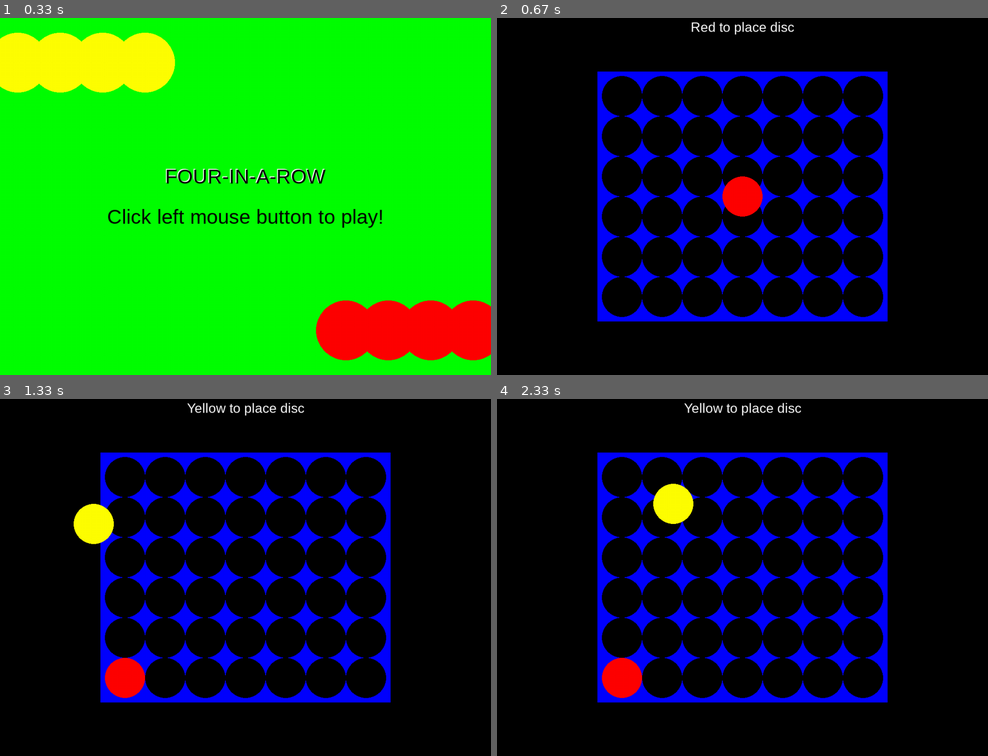
Above: before the commit, frames 1-4 (two rows, left to right).
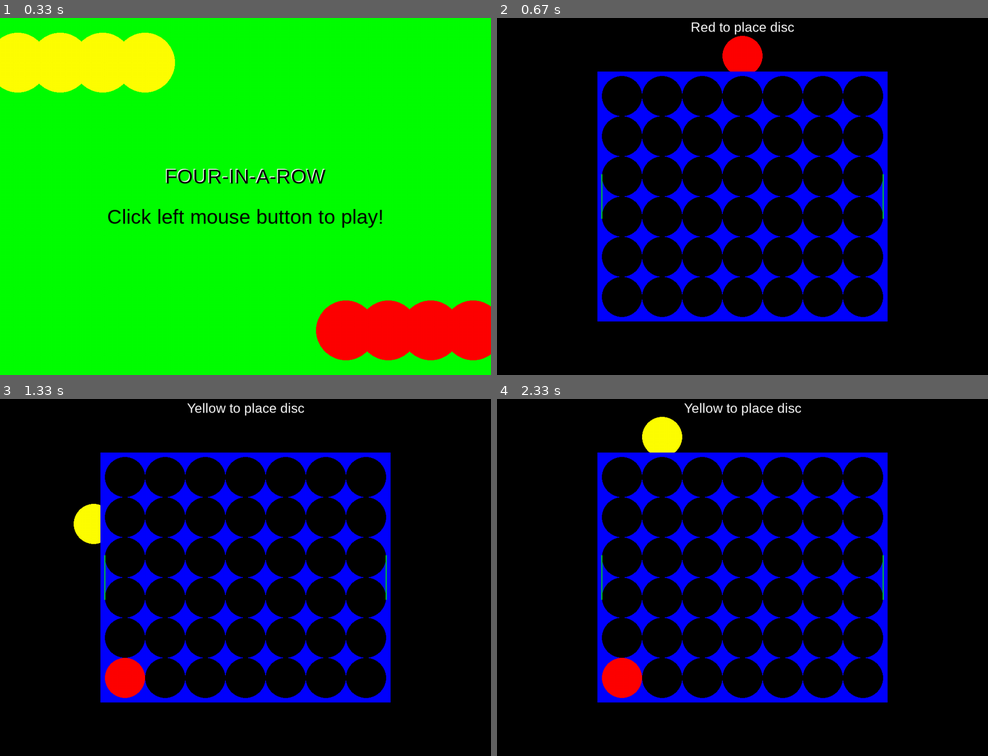
Above: after the commit, the same moments.

Repository: objarni/four-in-a-row-pygame
Game: pygame game, started from src/four_in_a_row.py
Two runs of this game, one before a commit and one after it. Both use one fixed random seed, a clock stepped at 60 frames per second and the inputs below.
Inputs (mouse positions are in pixels of both pictures, inside the frame that each line leads up to):
- Up to frame 1 (0.33 s): no input
- Up to frame 2 (0.67 s): click (742, 196) at 0.38 s
- Up to frame 3 (1.33 s): click (93, 523) at 0.72 s; tap Enter at 1 s
- Up to frame 4 (2.33 s): click (624, 506) at 1.38 s; click (929, 713) at 1.72 s; click (673, 502) at 2.05 s

Frame 1 is identical in both runs. In frame 2, 1.5% of the frame differs, in the area x 21-79%, y 4-57%; in frame 3, 0.3%; in frame 4, 1.5%.

Commit message:
draw which column would be used on click in game state

Diff:
--- a/src/four_in_a_row.py
+++ b/src/four_in_a_row.py
@@ -8,6 +8,10 @@
 CENTER = (WIDTH // 2, HEIGHT // 2)
 COLUMNS = 7
 ROWS = 6
+BOARD_WIDTH = DISC_SIZE * COLUMNS
+BOARD_HEIGHT = DISC_SIZE * ROWS
+BOARD_LEFT = (WIDTH - BOARD_WIDTH) // 2
+BOARD_RIGHT = (WIDTH + BOARD_WIDTH) // 2
 
 
 class Color:
@@ -163,38 +167,65 @@
         self.screen.blit(text_surface, text_rect)
 
 
+def convert_to_column(x):
+    if x < BOARD_LEFT:
+        return None
+    if x > BOARD_RIGHT:
+        return None
+    return (x - BOARD_LEFT) // DISC_SIZE
+
+
 def view(model, api):
     if isinstance(model, GameState):
-        api.draw_rectangle(CENTER, (WIDTH, HEIGHT), Color.BLACK)
-        api.draw_rectangle(CENTER, (DISC_SIZE * COLUMNS + 20, DISC_SIZE * ROWS + 20), Color.BLUE)
-        for (x, y) in all_positions():
-            value = model.board[(x, y)]
-            color = Color.BLACK
-            if value != EMPTY:
-                color = rgb_from_color(value)
-            x0 = int(WIDTH / 2 - COLUMNS * DISC_SIZE / 2 + x * DISC_SIZE + DISC_SIZE // 2)
-            y0 = int(HEIGHT / 2 - ROWS * DISC_SIZE / 2 + y * DISC_SIZE + DISC_SIZE // 2)
-            pos = (x0, y0)
-            api.draw_disc(pos, DISC_SIZE // 2, color)
-        api.draw_text((WIDTH // 2, 20), f"{model.whos_turn().title()} to place disc", 30, Color.WHITE)
+        view_gamestate(api, model)
+    if isinstance(model, GameOverState):
+        view_gameoverstate(api, model)
+    if isinstance(model, StartScreenState):
+        view_startscreenstate(api)
+
+
+def view_startscreenstate(api):
+    api.draw_rectangle(CENTER, (WIDTH, HEIGHT), Color.GREEN)
+    api.draw_text((CENTER[0] - 2, CENTER[1] - 45 - 2), "FOUR-IN-A-ROW", 45, Color.WHITE)
+    api.draw_text((CENTER[0], CENTER[1] - 45), "FOUR-IN-A-ROW", 45, Color.BLACK)
+    api.draw_text((CENTER[0], CENTER[1] + 45), "Click left mouse button to play!", 45, Color.BLACK)
+    for i in range(4):
+        bigger_disc = int(DISC_SIZE * 0.75)
+        api.draw_disc((40 + i * (DISC_SIZE + 5), 100), bigger_disc, Color.YELLOW)
+        api.draw_disc((WIDTH - 40 - i * (DISC_SIZE + 5), HEIGHT - 100), bigger_disc, Color.RED)
+
+
+def view_gamestate(api, model):
+    api.draw_rectangle(CENTER, (WIDTH, HEIGHT), Color.BLACK)
+    column = convert_to_column(model.mouse_pos[0])
+    if column is not None:
+        pos = (BOARD_LEFT + DISC_SIZE * column + DISC_SIZE // 2, CENTER[1] - BOARD_HEIGHT // 2 - DISC_SIZE // 2)
+        api.draw_disc(pos, DISC_SIZE // 2, rgb_from_color(model.whos_turn_is_it))
+    else:
         api.draw_disc(model.mouse_pos, DISC_SIZE // 2, rgb_from_color(model.whos_turn_is_it))
-    if isinstance(model, GameOverState):
-        api.draw_rectangle(CENTER, (WIDTH, HEIGHT), Color.BLUE)
-        api.draw_text((CENTER[0], CENTER[1] - 45), f"GAME OVER", 45, Color.WHITE)
-        api.draw_text((CENTER[0], CENTER[1] + 45),
-                      f"{print_color(model.winner)} won!".upper(),
-                      45,
-                      rgb_from_color(model.winner)
-                      )
-    if isinstance(model, StartScreenState):
-        api.draw_rectangle(CENTER, (WIDTH, HEIGHT), Color.GREEN)
-        api.draw_text((CENTER[0] - 2, CENTER[1] - 45 - 2), "FOUR-IN-A-ROW", 45, Color.WHITE)
-        api.draw_text((CENTER[0], CENTER[1] - 45), "FOUR-IN-A-ROW", 45, Color.BLACK)
-        api.draw_text((CENTER[0], CENTER[1] + 45), "Click left mouse button to play!", 45, Color.BLACK)
-        for i in range(4):
-            bigger_disc = int(DISC_SIZE * 0.75)
-            api.draw_disc((40 + i * (DISC_SIZE + 5), 100), bigger_disc, Color.YELLOW)
-            api.draw_disc((WIDTH - 40 - i * (DISC_SIZE + 5), HEIGHT - 100), bigger_disc, Color.RED)
+    api.draw_rectangle(CENTER, (DISC_SIZE * COLUMNS + 20, DISC_SIZE * ROWS + 20), Color.BLUE)
+    for (x, y) in all_positions():
+        value = model.board[(x, y)]
+        color = Color.BLACK
+        if value != EMPTY:
+            color = rgb_from_color(value)
+        x0 = int(WIDTH / 2 - COLUMNS * DISC_SIZE / 2 + x * DISC_SIZE + DISC_SIZE // 2)
+        y0 = int(HEIGHT / 2 - ROWS * DISC_SIZE / 2 + y * DISC_SIZE + DISC_SIZE // 2)
+        pos = (x0, y0)
+        api.draw_disc(pos, DISC_SIZE // 2, color)
+    api.draw_text((WIDTH // 2, 20), f"{model.whos_turn().title()} to place disc", 30, Color.WHITE)
+    api.draw_rectangle((BOARD_LEFT, CENTER[1]), (2, 100), Color.GREEN)
+    api.draw_rectangle((BOARD_RIGHT, CENTER[1]), (2, 100), Color.GREEN)
+
+
+def view_gameoverstate(api, model):
+    api.draw_rectangle(CENTER, (WIDTH, HEIGHT), Color.BLUE)
+    api.draw_text((CENTER[0], CENTER[1] - 45), f"GAME OVER", 45, Color.WHITE)
+    api.draw_text((CENTER[0], CENTER[1] + 45),
+                  f"{print_color(model.winner)} won!".upper(),
+                  45,
+                  rgb_from_color(model.winner)
+                  )
 
 
 def rgb_from_color(color):
@@ -205,7 +236,8 @@
 
 
 def log(msg):
-    print(msg)
+    pass
+    # print(msg)
 
 
 def print_model(model):
--- a/tests/test_four_in_a_row.test_first_placed_brick_is_red.approved.txt
+++ b/tests/test_four_in_a_row.test_first_placed_brick_is_red.approved.txt
@@ -25,6 +25,7 @@
 R O O O O O O
 
 Drawing rectangle center (550, 400) size (1100, 800) color (0, 0, 0)
+Drawing a disc center (550, 85) size 45 color (255, 255, 0)
 Drawing rectangle center (550, 400) size (650, 560) color (0, 0, 255)
 Drawing a disc center (280, 175) size 45 color (0, 0, 0)
 Drawing a disc center (370, 175) size 45 color (0, 0, 0)
@@ -69,4 +70,5 @@
 Drawing a disc center (730, 625) size 45 color (0, 0, 0)
 Drawing a disc center (820, 625) size 45 color (0, 0, 0)
 Drawing text 'Yellow to place disc' at (550, 20) color (255, 255, 255) size 30
-Drawing a disc center (550, 400) size 45 color (255, 255, 0)
+Drawing rectangle center (235, 400) size (2, 100) color (0, 255, 0)
+Drawing rectangle center (865, 400) size (2, 100) color (0, 255, 0)
--- a/tests/test_four_in_a_row.test_mouse_movement_over_game_screen.approved.txt
+++ b/tests/test_four_in_a_row.test_mouse_movement_over_game_screen.approved.txt
@@ -14,6 +14,7 @@
 
 LOG:
 Drawing rectangle center (550, 400) size (1100, 800) color (0, 0, 0)
+Drawing a disc center (460, 85) size 45 color (255, 0, 0)
 Drawing rectangle center (550, 400) size (650, 560) color (0, 0, 255)
 Drawing a disc center (280, 175) size 45 color (0, 0, 0)
 Drawing a disc center (370, 175) size 45 color (0, 0, 0)
@@ -58,4 +59,5 @@
 Drawing a disc center (730, 625) size 45 color (0, 0, 0)
 Drawing a disc center (820, 625) size 45 color (0, 0, 0)
 Drawing text 'Red to place disc' at (550, 20) color (255, 255, 255) size 30
-Drawing a disc center (490, 490) size 45 color (255, 0, 0)
+Drawing rectangle center (235, 400) size (2, 100) color (0, 255, 0)
+Drawing rectangle center (865, 400) size (2, 100) color (0, 255, 0)
--- a/tests/test_four_in_a_row.test_placing_4_bricks_in_first_column.approved.txt
+++ b/tests/test_four_in_a_row.test_placing_4_bricks_in_first_column.approved.txt
@@ -58,6 +58,7 @@
 R O O O O O O
 
 Drawing rectangle center (550, 400) size (1100, 800) color (0, 0, 0)
+Drawing a disc center (550, 85) size 45 color (255, 0, 0)
 Drawing rectangle center (550, 400) size (650, 560) color (0, 0, 255)
 Drawing a disc center (280, 175) size 45 color (0, 0, 0)
 Drawing a disc center (370, 175) size 45 color (0, 0, 0)
@@ -102,4 +103,5 @@
 Drawing a disc center (730, 625) size 45 color (0, 0, 0)
 Drawing a disc center (820, 625) size 45 color (0, 0, 0)
 Drawing text 'Red to place disc' at (550, 20) color (255, 255, 255) size 30
-Drawing a disc center (550, 400) size 45 color (255, 0, 0)
+Drawing rectangle center (235, 400) size (2, 100) color (0, 255, 0)
+Drawing rectangle center (865, 400) size (2, 100) color (0, 255, 0)
--- a/tests/test_four_in_a_row.test_startscreen.approved.txt
+++ b/tests/test_four_in_a_row.test_startscreen.approved.txt
@@ -4,5 +4,14 @@
 
 LOG:
 Drawing rectangle center (550, 400) size (1100, 800) color (0, 255, 0)
+Drawing text 'FOUR-IN-A-ROW' at (548, 353) color (255, 255, 255) size 45
 Drawing text 'FOUR-IN-A-ROW' at (550, 355) color (0, 0, 0) size 45
 Drawing text 'Click left mouse button to play!' at (550, 445) color (0, 0, 0) size 45
+Drawing a disc center (40, 100) size 67 color (255, 255, 0)
+Drawing a disc center (1060, 700) size 67 color (255, 0, 0)
+Drawing a disc center (135, 100) size 67 color (255, 255, 0)
+Drawing a disc center (965, 700) size 67 color (255, 0, 0)
+Drawing a disc center (230, 100) size 67 color (255, 255, 0)
+Drawing a disc center (870, 700) size 67 color (255, 0, 0)
+Drawing a disc center (325, 100) size 67 color (255, 255, 0)
+Drawing a disc center (775, 700) size 67 color (255, 0, 0)
--- a/tests/test_four_in_a_row.test_startscreen_to_game_transition.approved.txt
+++ b/tests/test_four_in_a_row.test_startscreen_to_game_transition.approved.txt
@@ -14,6 +14,7 @@
 
 LOG:
 Drawing rectangle center (550, 400) size (1100, 800) color (0, 0, 0)
+Drawing a disc center (550, 85) size 45 color (255, 0, 0)
 Drawing rectangle center (550, 400) size (650, 560) color (0, 0, 255)
 Drawing a disc center (280, 175) size 45 color (0, 0, 0)
 Drawing a disc center (370, 175) size 45 color (0, 0, 0)
@@ -58,4 +59,5 @@
 Drawing a disc center (730, 625) size 45 color (0, 0, 0)
 Drawing a disc center (820, 625) size 45 color (0, 0, 0)
 Drawing text 'Red to place disc' at (550, 20) color (255, 255, 255) size 30
-Drawing a disc center (550, 400) size 45 color (255, 0, 0)
+Drawing rectangle center (235, 400) size (2, 100) color (0, 255, 0)
+Drawing rectangle center (865, 400) size (2, 100) color (0, 255, 0)
